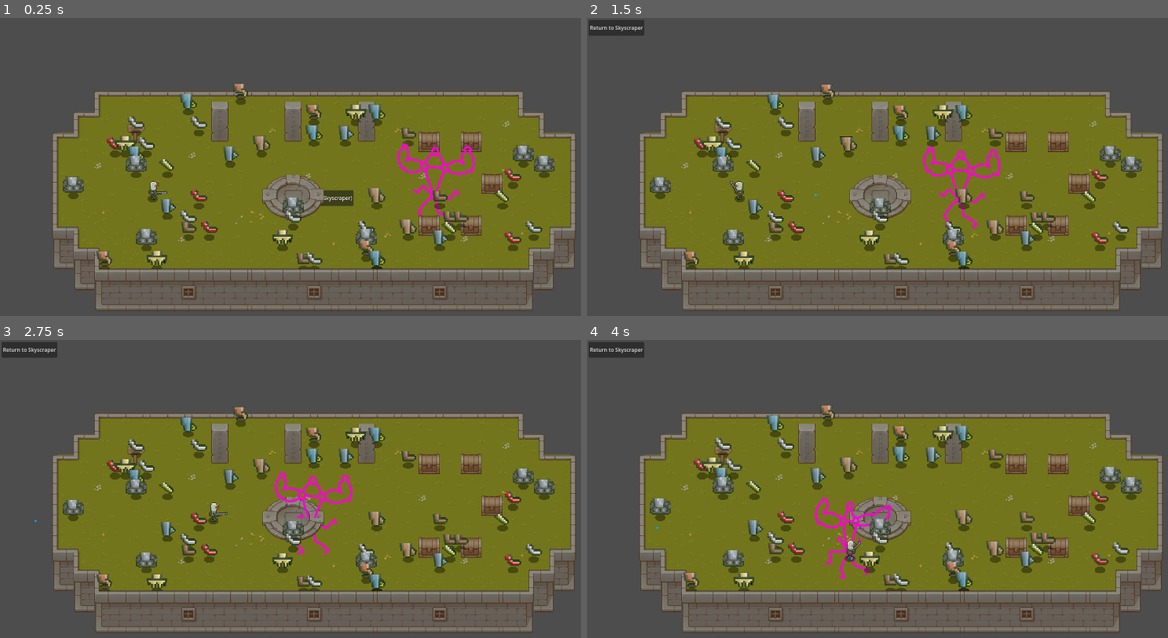
Above: before the commit, frames 1-4 (two rows, left to right).
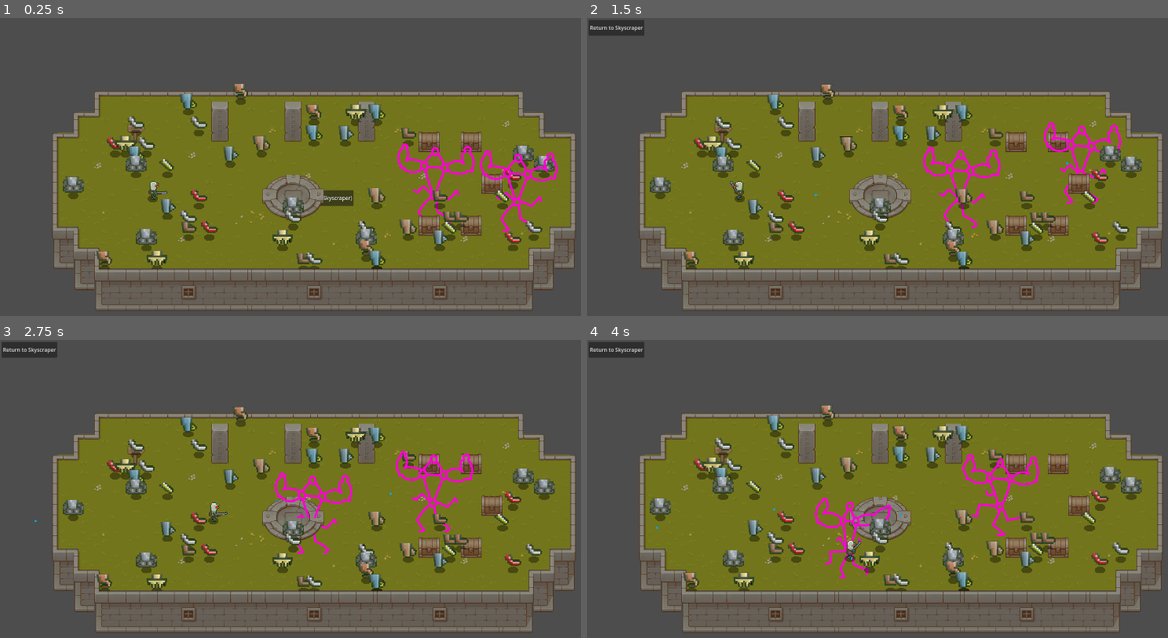
Above: after the commit, the same moments.

Repository: 100-Devs-1-Game/WildJamProject
Game: Godot game, scene res://modules/player/debug_map.tscn
Two runs of this game, one before a commit and one after it. Both use one fixed random seed, a clock stepped at 60 frames per second and the inputs below. This scene is started directly instead of the project's main scene.
Inputs (mouse positions are in pixels of both pictures, inside the frame that each line leads up to):
- Up to frame 1 (0.25 s): no input
- Up to frame 2 (1.5 s): click "Start Game (Go to Skyscraper)" at 0.5 s; click "Go To Level" at 1.25 s
- Up to frame 3 (2.75 s): tap Enter at 2 s; move the mouse to (453, 497) at 2.02 s; hold D (movement_right) from 2.03 s (still down); tap Space (interact) at 2.1 s
- Up to frame 4 (4 s): move the mouse to (772, 533) at 2.77 s; release D (movement_right) at 2.78 s; hold S (movement_down) 2.78-3.53 s; tap Shift (movement_sprint) at 2.85 s; move the mouse to (964, 438) at 3.52 s; hold D (movement_right) from 3.53 s (still down); tap Space (interact) at 3.6 s

The runs differ from the first frame. In frame 1, 0.7% of the frame differs, in the area x 82-97%, y 44-72%; in frame 2, 0.6%; in frame 3, 0.7%, in the area x 47-82%, y 37-65%; in frame 4, 0.7%.

Commit message:
Tweaked behavior and added test enemy.

Diff:
--- a/project/modules/enemies/enemy.gd
+++ b/project/modules/enemies/enemy.gd
@@ -1,7 +1,4 @@
 extends CharacterBody2D
-
-# visual settings
-@export var default_scale: float = -1.0
 
 # health
 @export var max_health := 100
@@ -173,7 +170,7 @@
 		move_away_from(player.global_position)
 	else:
 		velocity = Vector2.ZERO
-		try_ranged_attack()
+	try_ranged_attack()
 
 # Attack sequence
 func try_attack():
--- a/project/modules/enemies/enemy.tscn
+++ b/project/modules/enemies/enemy.tscn
@@ -13,7 +13,7 @@
 [ext_resource type="Texture2D" uid="uid://cpvypcfg16dmn" path="res://assets/placeholder_enemy/walk/PlaceholderWalk0002.png" id="10_hnp7r"]
 
 [sub_resource type="CircleShape2D" id="CircleShape2D_d4agv"]
-radius = 1000.0
+radius = 1072.1194
 
 [sub_resource type="CapsuleShape2D" id="CapsuleShape2D_8l286"]
 radius = 45.0
--- a/project/modules/player/debug_map.tscn
+++ b/project/modules/player/debug_map.tscn
@@ -2189,3 +2189,9 @@
 
 [node name="Enemy" parent="." instance=ExtResource("11_ud308")]
 position = Vector2(1368, 507)
+
+[node name="RangedEnemy" parent="." instance=ExtResource("11_ud308")]
+position = Vector2(1614, 506)
+attack_damage = 10
+attack_cooldown = 1.0
+is_ranged = true
